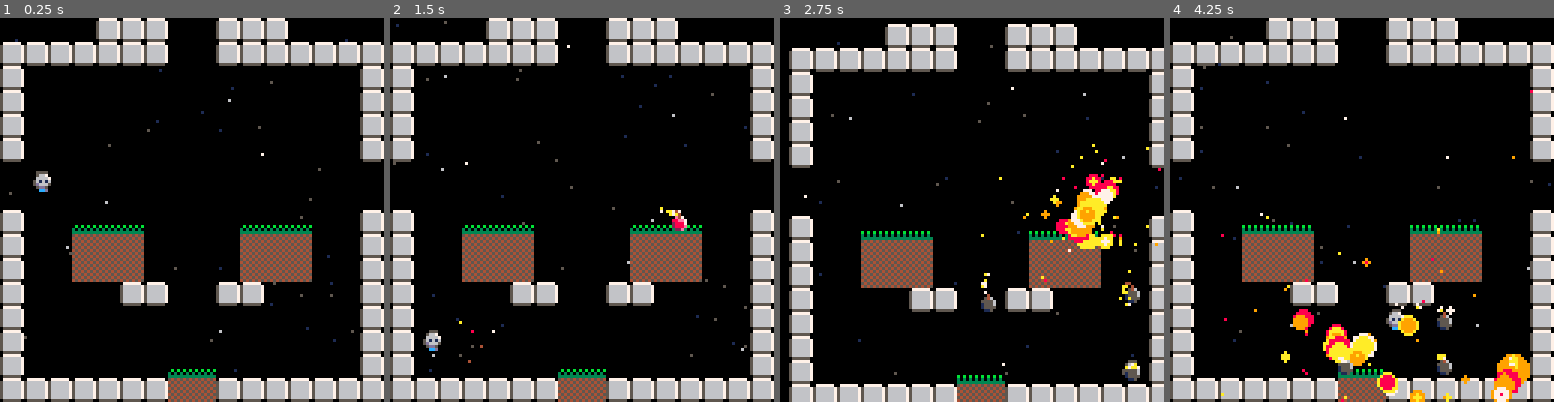
Above: before the commit, frames 1-4 (left to right).
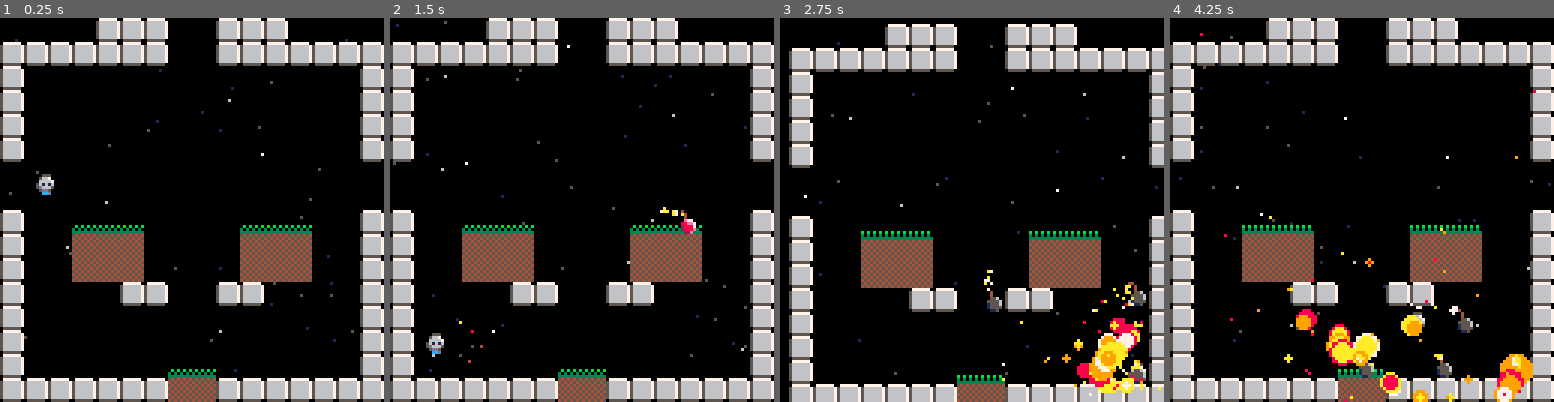
Above: after the commit, the same moments.

Repository: lkingsford/pico8-projects
Game: PICO-8 cartridge plat1.p8
Two runs of this game, one before a commit and one after it. Both use one fixed random seed, a clock stepped at 60 frames per second and the inputs below.
Inputs:
- Up to frame 1 (0.25 s): no input
- Up to frame 2 (1.5 s): tap X (X key) at 0.33, 1.07 s; tap O (Z key) at 0.7 s
- Up to frame 3 (2.75 s): hold Right 1.6-2.1 s; tap O (Z key) at 1.7, 2.1, 2.5 s; tap X (X key) at 1.85 s; hold Up 2.15-2.42 s; hold Right from 2.47 s (still down)
- Up to frame 4 (4.25 s): tap O (Z key) every 0.4 s from 2.9 to 4.1 s; tap X (X key) at 2.97, 4.08 s; release Right at 3.03 s; hold Left 3.08-3.58 s; hold Down 3.63-3.97 s; hold Right from 4.02 s (still down)

The runs differ from the first frame. In frame 1, 0.2% of the frame differs, in the area x 8-15%, y 39-47%; in frame 2, 0.5%; in frame 3, 4.6%, in the area x 52-100%, y 32-99%; in frame 4, 3.1%.

Commit message:
Physics hack

Diff:
--- a/plat1.p8
+++ b/plat1.p8
@@ -28,13 +28,13 @@
 		end
 		local w = a.w or 1
 		local h = a.h or 1
-		spr(a.sprite, a.x, a.y,w,h,a.flip)
+		spr(a.sprite, a.x + 1, a.y + 1,w,h,a.flip)
 		-- Draw wraparound
 		if (a.x > 120) then
-			spr(a.sprite, a.x - 127, a.y,w,h,a.flip)
+			spr(a.sprite, a.x + 1- 127, 1 + a.y,w,h,a.flip)
 		end
 		if (a.y > 120) then
-			spr(a.sprite, a.x, a.y - 127,w,h,a.flip)
+			spr(a.sprite, a.x + 1, 1 + a.y - 127,w,h,a.flip)
 		end
 		a.draw_logic(a)
 		a.colx = false
@@ -143,7 +143,8 @@
 
 function update_actors()
 	for a in all(actors) do
-		init_dy = a.dy
+		init_x = a.x
+		init_y = a.y
 		-- Move. Doing multiple per frame.
 		if max(abs(a.dx), abs(a.dy)) > 0 then
 			local steps = 5
@@ -166,6 +167,12 @@
 				end
 			end
 		end
+		if check_collide(a.x, a.y) then
+			-- Hack to deal with getting stuck
+			-- ... not happy that I need it
+			a.x = init_x
+			a.y = init_y
+		end
 		-- Friction
 		if a.on_floor then
 			a.dx *= 0.8
@@ -370,10 +377,10 @@
 	x = (x+1) % 128
 	y = (y+1) % 128
 
-	a = check_collide_p(x,y)
-	b = check_collide_p(x+w,y)
-	c = check_collide_p(x,y+h-1)
-	d = check_collide_p(x+w,y+h-1)
+	a = check_collide_p(x+1,y+1)
+	b = check_collide_p(x+w-1,y+1)
+	c = check_collide_p(x+1,y+h-1)
+	d = check_collide_p(x+w-1,y+h-1)
 	if a or b or c or d then return true else return false end
 end
 
